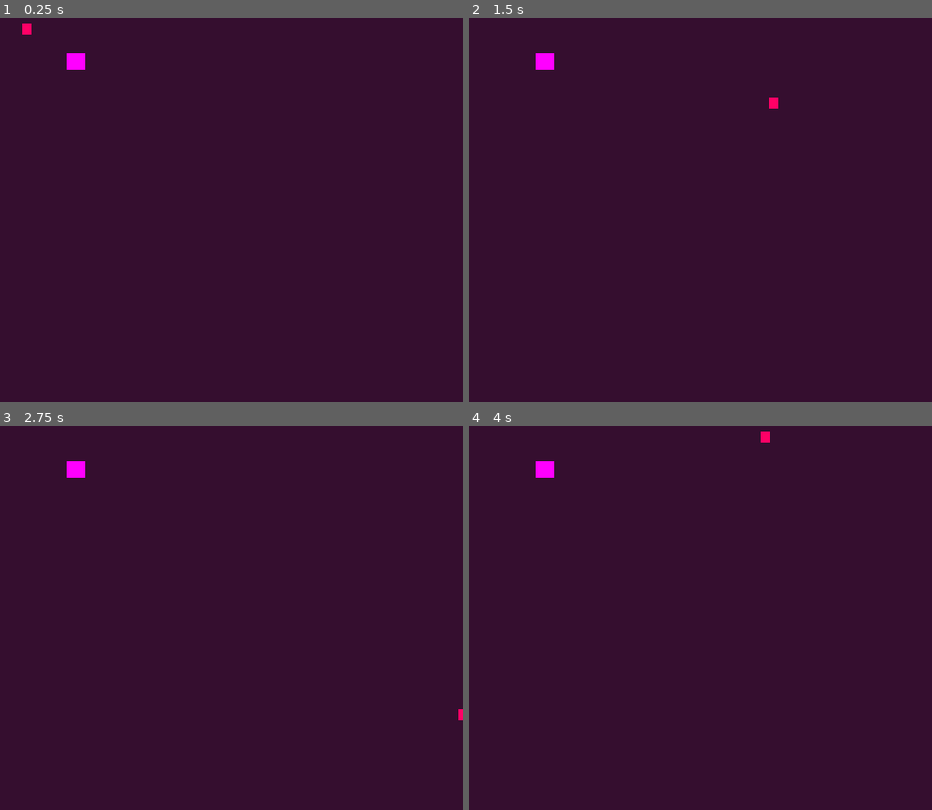
Above: before the commit, frames 1-4 (two rows, left to right).
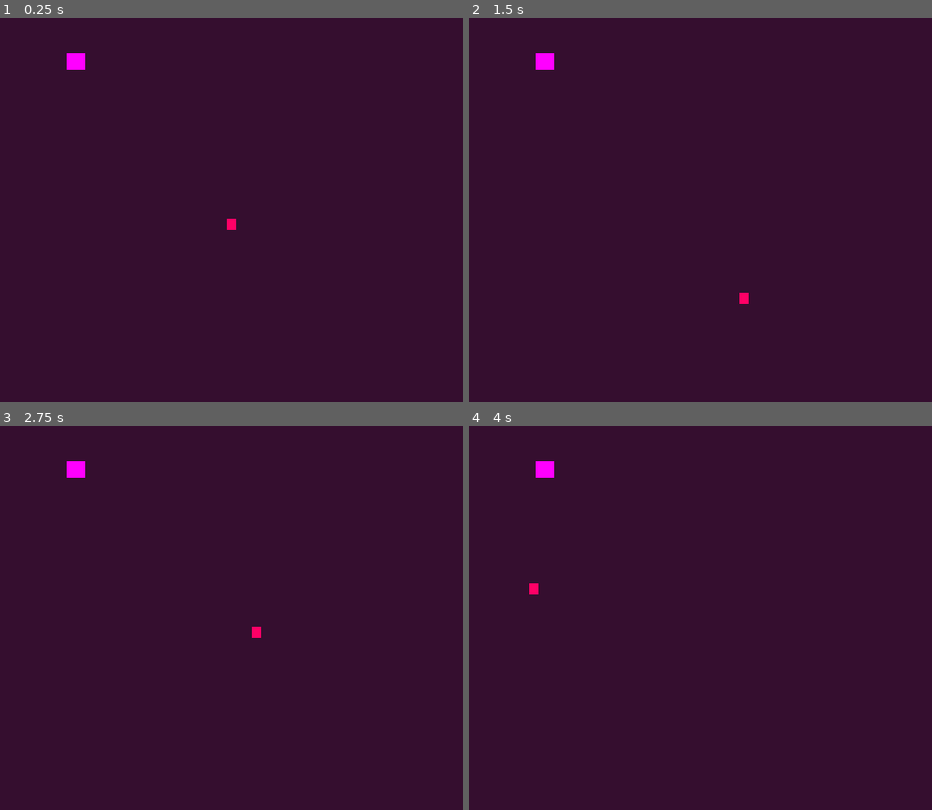
Above: after the commit, the same moments.

Repository: Zarathecat/badsnake
Game: Godot game, scene res://main.tscn
Same seed, same stepped clock (60 frames per second), same inputs: the game is played once before the commit and once after it.
Inputs:
- Up to frame 1 (0.25 s): no input
- Up to frame 2 (1.5 s): tap Enter at 0.5 s; hold Right (move_right) 0.53-1.28 s; hold Down (move_down) from 1.28 s (still down)
- Up to frame 3 (2.75 s): release Down (move_down) at 2.03 s; hold Right (move_right) from 2.03 s (still down)
- Up to frame 4 (4 s): tap Space at 2.75 s; release Right (move_right) at 2.78 s; hold Up (move_up) 2.78-3.53 s; tap Enter at 3.5 s; hold Left (move_left) from 3.53 s (still down)

The runs differ from the first frame. In frame 1, 0.1% of the frame differs, in the area x 4-51%, y 1-56%; in frame 2, 0.1%; in frame 3, less than 0.1%; in frame 4, 0.1%.

Commit message:
Untangle signals from events and improve gameplay
This commit adjusts the functions that respond to our signals,
so that they set bool flags rather than calling further functions.
This moves more of the calling logic to the main game loop.
This stops too much happening while a signal is being processed,
and hopefully fixes a game-breaking bug where the game would lose
track of items in the array representing the snake, which would
cause a crash and/or the death of the player. It should also mean
the game more reliably detects whether the snake has crashed into
itself or not.

A LunchTimer is introduced to control the window of time in which
the snake is immortal after eating. This decouples the snake's
immortality-window from the time it takes other code to run,
removing bugs.

This commit also makes other aspects of the gameplay more fun;
the score is now displayed, and the snake starts in the center
of the screen after death. The deathsound implementation will
need adjusting to match.

Diff:
--- a/main.gd
+++ b/main.gd
@@ -20,11 +20,18 @@
 # this frame or not.
 var grow_flag = false
 
-# eat_flag says whether or not the snake has just eaten.
+# eat flag signals that the snake has had some food
+# used to trigger the snake's growth, score update etc
+var eat_flag = false
+
+# immortal_flag is set when the snake has *just* eaten.
 # This is used as a workaround to disable collision-detection
 # for the snake with its new segment when it first gets it,
 # so it doesn't instantly die by growing
-var eat_flag = false # hack
+var immortal_flag = false
+
+# Self-explanatory. Says it's time for the snake to die.
+var death_flag = false
 
 # There's probably no reason to have both a snake_array and
 # segments. This happened because I found out you could get
@@ -49,6 +56,17 @@
 	if food_flag == false:
 		food_flag = true
 		make_food()
+
+	# If snake has just eaten some food
+	if eat_flag == true:
+		print("ate food!")
+		$LunchTimer.start()
+		score += 1
+		print("Score: " + str(score))
+		$Food.destroy_food()
+		food_flag = false
+		grow_snake()
+		eat_flag = false
 
 	var snake_length = snake_array.size()
 	# Right, let's talk about how you write snake.
@@ -77,12 +95,15 @@
 		grow_flag = false
 	make_snake()
 	check_snake($Head.position[0], $Head.position[1])
+	if death_flag == true:
+		print("I hit something!")
+		game_over()
 
 # Check if snake hit wall
 func check_snake(a, b):
 	if a == 500 or a == 0 or b == 500 or b == 0:
 		print("hit wall!")
-		game_over()
+		death_flag = true
 
 # This matches the nodes for the snake segments to the coordinates
 # in the array. It would likely make more sense to set their positions
@@ -111,7 +132,6 @@
 # it join the snake on the first loop...
 func grow_snake():
 	grow_flag = true
-	eat_flag = true # hack
 	var segment = segment_scene.instantiate()
 	# Bug workaround. Shouldn't ever be empty here but sometimes it is...
 	if snake_array == []:
@@ -120,7 +140,6 @@
 		segment.position = snake_array[0]
 	add_child(segment)
 	segment.add_to_group("segments")
-
 
 # Gets a random position on the screen, used for placing the food.
 func get_random_position(win_size):
@@ -151,37 +170,39 @@
 # snake segments. Should probably look into whether it's wise to
 # be using get_tree() in both the make and destroy functions;
 # maybe they can get out of step. Anyway. We also clear the array.
+# Some of this stuff needs splitting out and abstracting. Later!
 func game_over():
 	if death_counter % 10 == 0:
 		$Deathsound.play()
 	death_counter += 1
 	print("game over!")
+	print("Score: " + str(score))
 	var segments = get_tree().get_nodes_in_group("segments")
 	for segment in segments:
 		segment.queue_free()
 	snake_array = []
-
-# eat_flag is used here as a hack for turning off
+	$Head.position = window_size /2
+	$Head.last_dir = ""
+	score = 0
+	death_flag = false # auto-restart
+
+# immortal_flag is used here as a hack for turning off
 # collision-detection briefly, so the snake won't die if it's lunching.
 func _on_head_area_entered(area: Area2D) -> void:
-	if eat_flag == true:
-		eat_flag = false
+	if immortal_flag == true:
+		pass
 	else:
-		print("I hit myself!")
-		game_over()
+		death_flag = true # moving death out of event
+		#print("I hit myself!") # debugging
 
 # We disable collision-detection so that the snake only eats one
 # item of food, and the score doesn't skyrocket.
 # We never bother to enable it again, because we then destroy the
-# item of food. The call_deferred() further down averts an
-# error that the debugger draws attention to, but which doesn't
-# seem to have any effect on gameplay. May as well.
-# food_flag = false informs the game that there is
-# no food on the screen.
+# item of food.
 func _on_food_area_entered(area: Area2D) -> void:
 	$Food/CollisionShape2D.set_deferred(&"disabled", true)
-	score += 1
-	print("ate food!")
-	$Food.destroy_food()
-	grow_snake.call_deferred()
-	food_flag = false
+	eat_flag = true
+	immortal_flag = true
+
+func _on_lunch_timer_timeout() -> void:
+	immortal_flag = false
--- a/main.tscn
+++ b/main.tscn
@@ -1,11 +1,10 @@
-[gd_scene load_steps=7 format=3 uid="uid://cdc01awn2mvdb"]
+[gd_scene load_steps=6 format=3 uid="uid://cdc01awn2mvdb"]
 
 [ext_resource type="Script" path="res://main.gd" id="1_6wsbv"]
 [ext_resource type="PackedScene" uid="uid://bdo1b4k5x7ugk" path="res://food.tscn" id="2_6b8jg"]
 [ext_resource type="PackedScene" uid="uid://cehq7g6upquki" path="res://segment.tscn" id="2_yjprj"]
 [ext_resource type="PackedScene" uid="uid://bfu5hsndt7v6a" path="res://head.tscn" id="4_qd7gk"]
 [ext_resource type="Script" path="res://head.gd" id="5_lohqq"]
-[ext_resource type="AudioStream" uid="uid://c41kadt706p0w" path="res://art/snakedeath.ogg" id="6_p4tq1"]
 
 [node name="Main" type="Node"]
 script = ExtResource("1_6wsbv")
@@ -33,8 +32,12 @@
 [node name="Bgm" type="AudioStreamPlayer" parent="."]
 
 [node name="Deathsound" type="AudioStreamPlayer" parent="."]
-stream = ExtResource("6_p4tq1")
+
+[node name="LunchTimer" type="Timer" parent="."]
+wait_time = 0.193
+one_shot = true
 
 [connection signal="area_entered" from="Food" to="." method="_on_food_area_entered" flags=3]
 [connection signal="area_shape_entered" from="Food" to="." method="_on_food_area_shape_entered"]
 [connection signal="area_entered" from="Head" to="." method="_on_head_area_entered"]
+[connection signal="timeout" from="LunchTimer" to="." method="_on_lunch_timer_timeout"]
